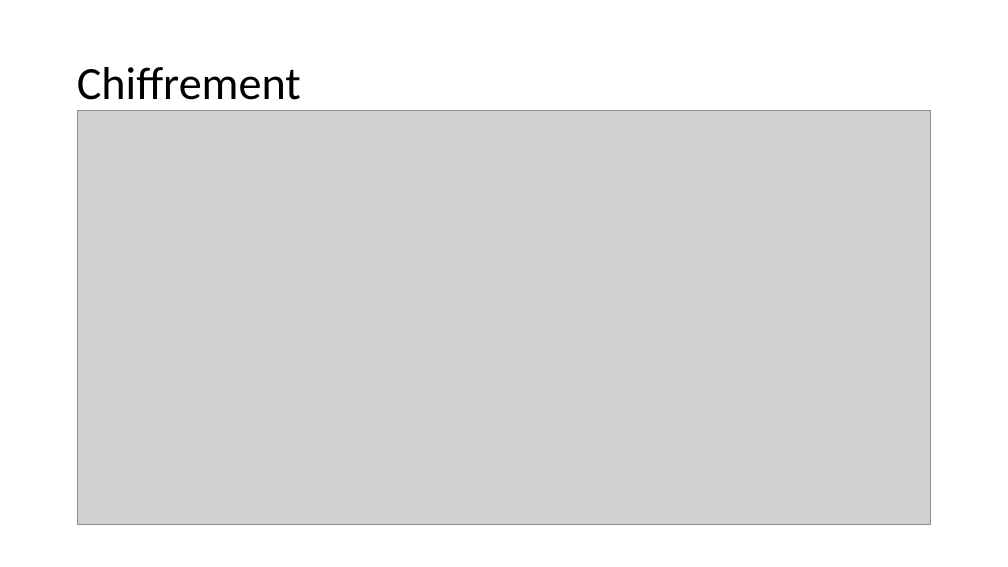
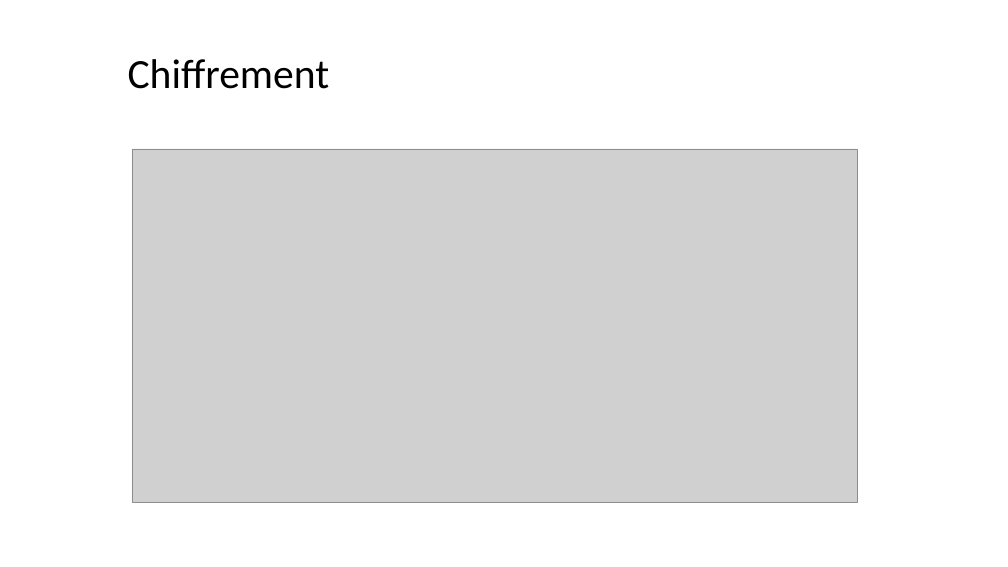
Before and after one commit to pikkle/chaton, a slide deck: slide 9 of docs/presentation_intermediaire.pptx (slide 4 before the commit). Drawn at 1008x567 pixels with LibreOffice and Linux fonts; fonts in the diff are those of the drawing; grey boxes stand for pictures. Boxes give left, top, right and bottom in pixels: in the first picture for what was removed or moved away, otherwise in the second. Text is boxed around its words. In the diff, an @@ line names an element or a change of style, - is before the commit and + after.

```diff
--- a/docs/presentation_intermediaire.pptx
+++ b/docs/presentation_intermediaire.pptx
@@ title "Chiffrement" moved from (x1=77, y1=67, x2=301, y2=111) to (x1=128, y1=59, x2=330, y2=89) @@
@@ title "Chiffrement" at (x1=128, y1=59, x2=330, y2=89): size 44 to 39.6 pt @@
@@ picture resized from (x1=78, y1=110, x2=931, y2=525) to (x1=133, y1=149, x2=858, y2=502) @@
```
Also in this commit, not shown: 6 other slides changed, 5 slides added, 6 other files.
